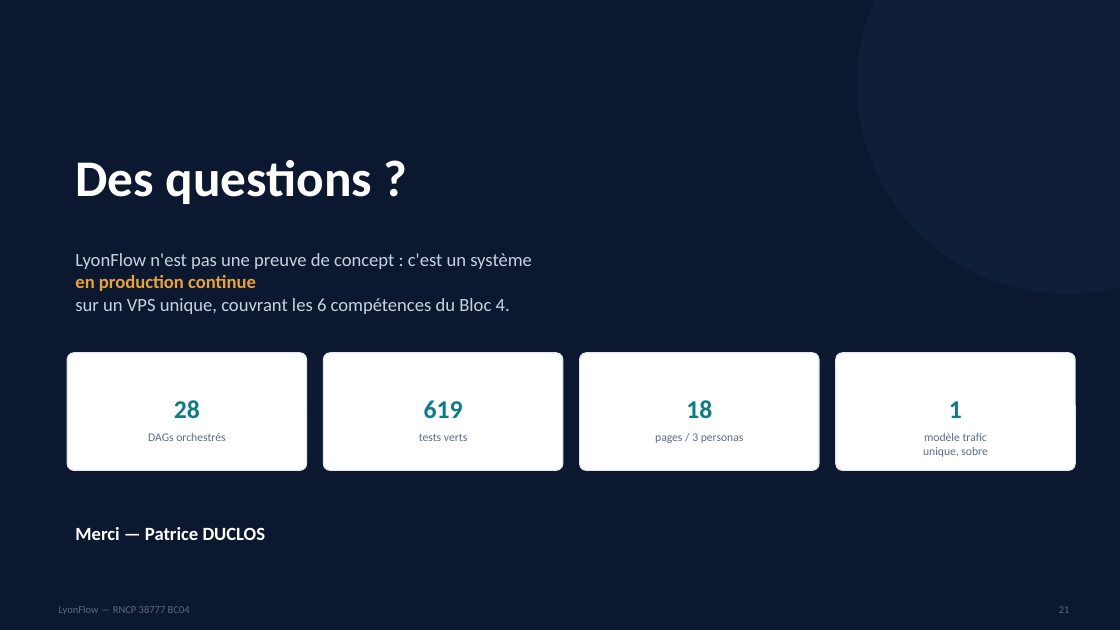
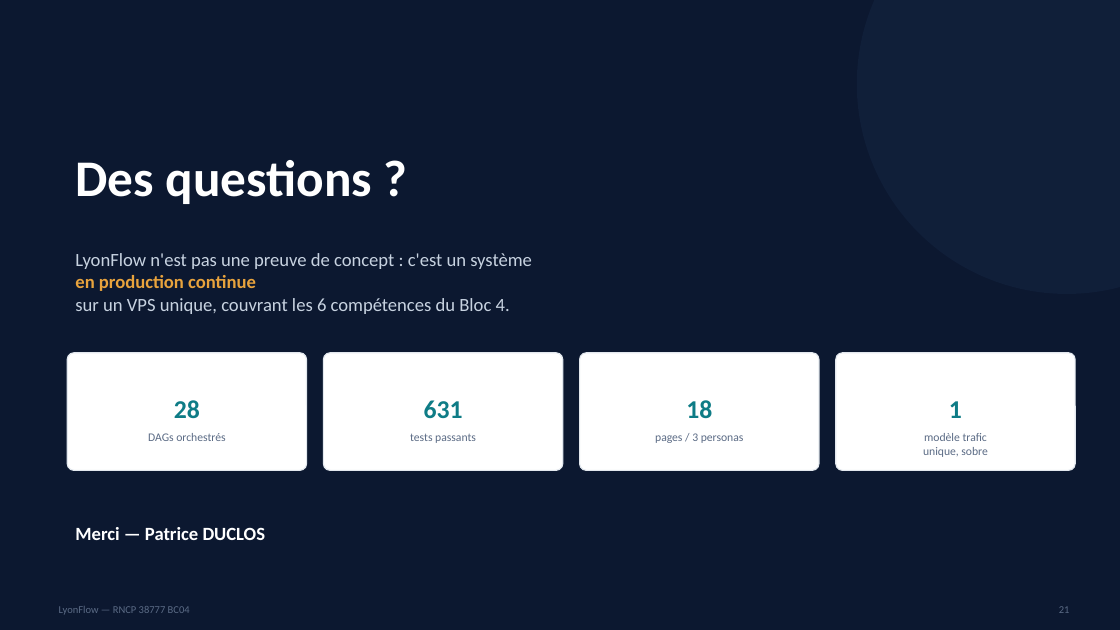
Before and after one commit to PDUCLOS/lyonflowfull, a slide deck: slide 21 of présentation/LyonFlow_Bloc4_Soutenance_v2.pptx. Drawn at 1120x630 pixels with LibreOffice and Linux fonts; fonts in the diff are those of the drawing. Boxes give left, top, right and bottom in pixels: in the first picture for what was removed or moved away, otherwise in the second. Text is boxed around its words. In the diff, an @@ line names an element or a change of style, - is before the commit and + after.

Commit message:
docs(présentation): chiffres, horaires et décompte des DAGs au 2026-09-24
- Tests : 631 passent, 3 échecs connus (mesure du 2026-09-24 sur les 55
  fichiers suivis hors e2e ; 2 tests TomTom obsolètes depuis le retrait de
  TomTom du cycle 5 min, 1 test du sélecteur de carte Vélo'v). Remplace
  « 619 tests verts ».
- Migrations : 38 (014→050) au lieu de 34 (001→046).
- Horaires : dag_daily_speed_train 03h38, purge_bronze 03h08,
  transform_silver_to_gold :05/:20/:35/:50, refresh_osm_traffic_costs
  :11/:26/:41/:56, dag_critical_pipeline_health :02/:17/:32/:47,
  refresh_sensor_saturation :07/:22/:37/:52. Frise horaire §16.5 refaite.
- DAGs : 25 actifs + 3 pausés (collect_vigilance_meteo pausé, la collecte
  passe par collect_bronze).
- Thundering herd : tempête de 03:00 supprimée le 2026-09-22.
- Version v0.14.1, branche main, date de version 24 septembre 2026.
- Diagrammes 01 (flux) et 04 (pipeline Airflow) mis à jour et réexportés ;
  ils remplacent les deux figures du docx sans source et l'image de la
  slide du pipeline. PNG suivis de présentation/ alignés.

```diff
--- a/présentation/LyonFlow_Bloc4_Soutenance_v2.pptx
+++ b/présentation/LyonFlow_Bloc4_Soutenance_v2.pptx
@@ text at box(424, 400, 463, 418): text changed @@
-619
+631
@@ text at box(410, 433, 476, 443): text changed @@
-tests verts
+tests passants
```
Also in this commit, not shown: 6 other slides changed, 8 other files.
